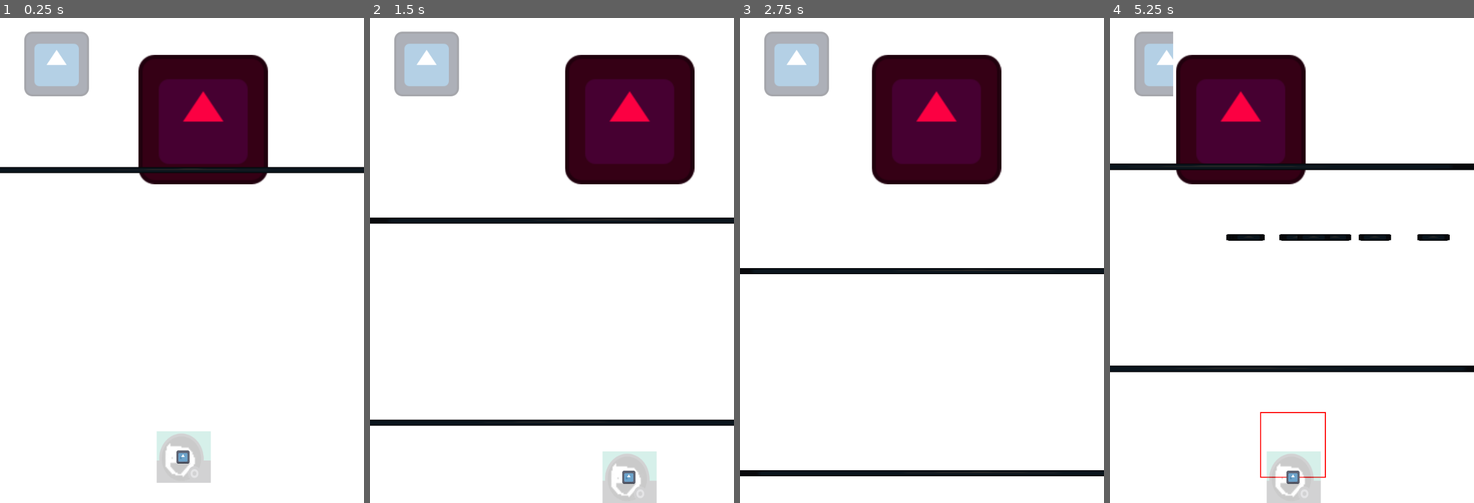
Above: before the commit, frames 1-4 (left to right).
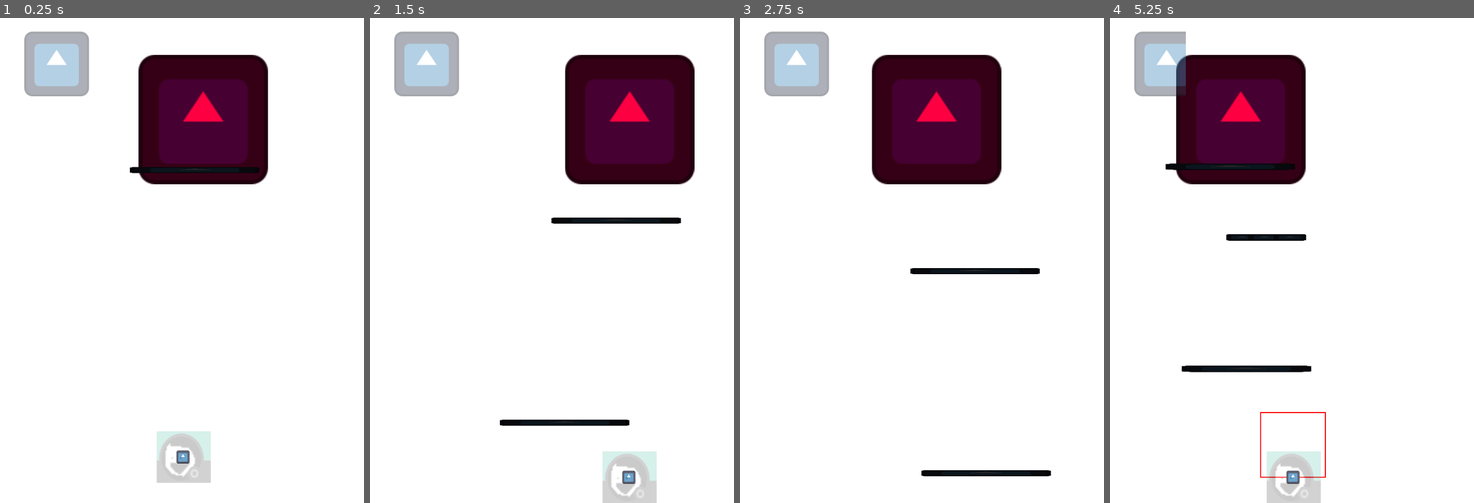
Above: after the commit, the same moments.

Repository: Eliott-Guevel/NAdrian
Game: Godot game, scene res://Scenes/game.tscn
The game is run twice, just before and just after one commit, with the same random seed, the same clock (stepped at 60 frames per second) and the same inputs. The engine's default icon, where the game draws it, is replaced by a stand-in: a white triangle on a blue panel in a dark square.
Inputs:
- Up to frame 1 (0.25 s): no input
- Up to frame 2 (1.5 s): hold D (move_right) 0.53-1.28 s; tap A (shoot) at 0.6 s; hold S (move_down) from 1.28 s (still down); tap E (stance_change) at 1.35 s
- Up to frame 3 (2.75 s): release S (move_down) at 2.03 s; hold D (move_right) from 2.03 s (still down); tap A (shoot) at 2.1 s
- Up to frame 4 (5.25 s): release D (move_right) at 2.78 s; hold Z (move_up) 2.78-3.53 s; tap E (stance_change) at 2.85, 4.35 s; hold Q (move_left) 3.53-5.03 s; tap A (shoot) at 3.6, 5.1 s; hold S (move_down) from 5.03 s (still down)

The runs differ from the first frame. In frame 1, 0.9% of the frame differs, in the area x 0-100%, y 30-33%; in frame 2, 1.8%; in frame 3, 1.7%; in frame 4, 3.0%, in the area x 0-100%, y 2-74%.

Commit message:
bullet patterns change

Diff:
--- a/Scripts/bullet_pattern_circle.gd
+++ b/Scripts/bullet_pattern_circle.gd
@@ -5,7 +5,7 @@
 	super()
 
 func fire():
-	for i in range(10):
+	for i in range(3):
 		#var b = enemy_bullet.instantiate()
 		#b.initialize(Vector2(0, 1), 800)
 		var b2 = enemy_bullet.instantiate()
--- a/Scripts/bullet_pattern_simple.gd
+++ b/Scripts/bullet_pattern_simple.gd
@@ -7,18 +7,18 @@
 func fire():
 	var b = enemy_bullet.instantiate()
 	# scales the bullet and its hitbox
-	b.scale.x = 100.0
+	b.scale.x = 20.0
 	var hitbox = b.get_node("Area2D/CollisionShape2D")
 	# do fun things with moving / random small hitbox placement on wide bullet :)
 	# need to fix hitbox scaling, only on center currently
-	hitbox.shape.extents.x *= 100.0
 	#b.collisionshape.radius = $Sprite2D.texture.get_width()
 	b.initialize(Vector2(0, 1), 400)
+	var random = randf_range(-1.0, 1.0)
 		#var b2 = enemy_bullet.instantiate()
 		#b2.initialize(Vector2(0, -1), 400)
-	b.position = Vector2(enemy.position.x, enemy.position.y)
+	b.position = Vector2(enemy.position.x + random * 10, enemy.position.y)
 		#b2.position = Vector2(enemy.position.x + i * 10, enemy.position.y + 600)
 
-		# add bullets as children of Projectiles
+	# add bullets as children of Projectiles
 	get_tree().current_scene.get_node("Projectiles").add_child(b)
 		#get_tree().current_scene.get_node("Projectiles").add_child(b2)
